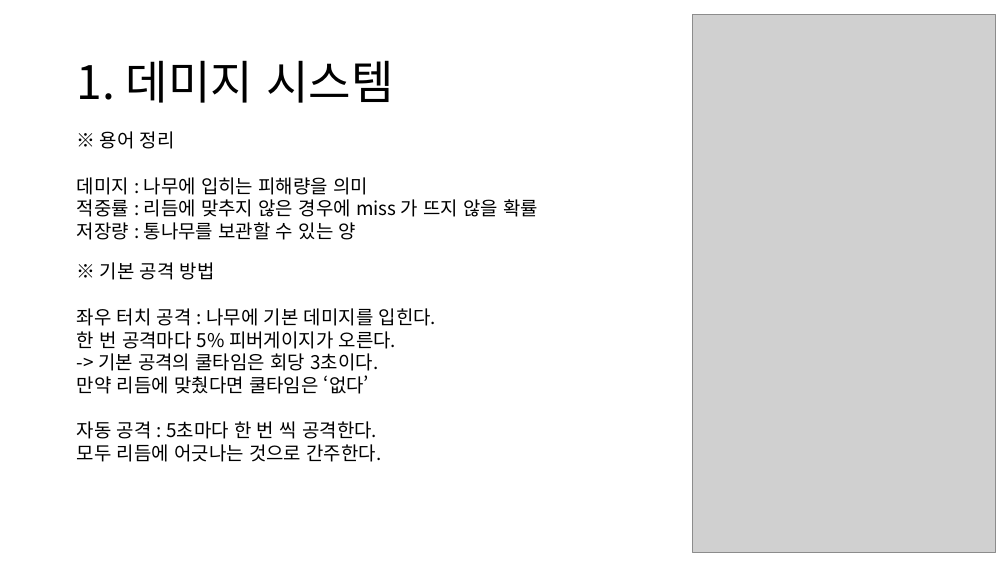
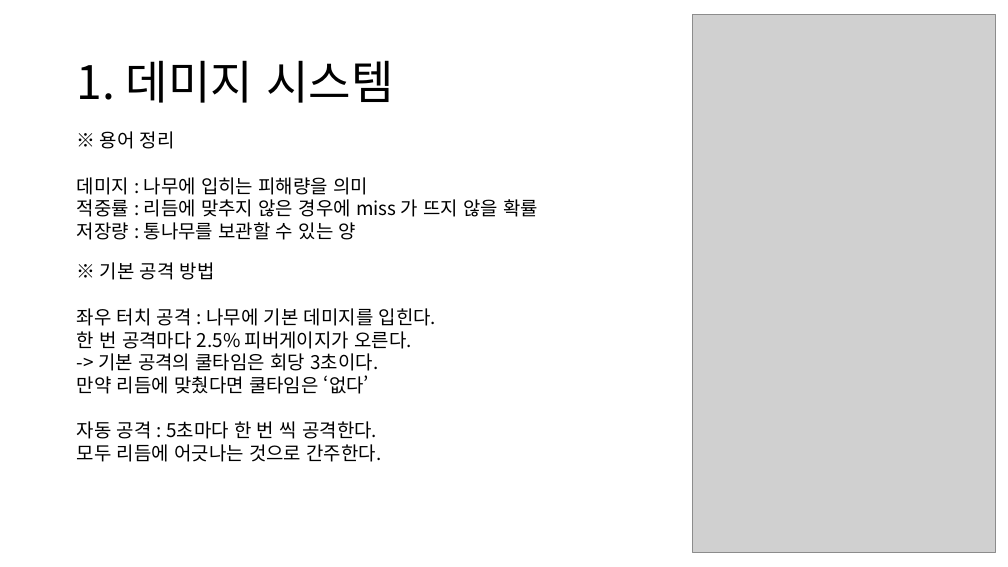
Before and after one commit to NakOh/KoreanCarpenter, a slide deck: slide 3 of 기획/Wood Cutter 시스템.pptx. Drawn at 1008x567 pixels with LibreOffice and Linux fonts; fonts in the diff are those of the drawing; grey boxes stand for pictures. Boxes give left, top, right and bottom in pixels: in the first picture for what was removed or moved away, otherwise in the second. Text is boxed around its words. In the diff, an @@ line names an element or a change of style, - is before the commit and + after.

Commit message:
1. 피버가 너무 빨리 참
피버 차는거 1/2 로 축소 ㅇ

2. 피버 타임 끝나고 콤보 잇기가 어려움

피버타임 시작시 4초 안에 원의 중심에 오는 것은 즉시 삭제한다.

3. 수정 구매 관련 UI 이미지 추가
(엔딩 구매 및 적용에 관한 내용도 추가)

```diff
--- a/기획/Wood Cutter 시스템.pptx
+++ b/기획/Wood Cutter 시스템.pptx
@@ text at (77,331,411,349): text changed @@
-한 번 공격마다 5% 피버게이지가 오른다.
+한 번 공격마다 2.5% 피버게이지가 오른다.
```
Also in this commit, not shown: 1 other slide changed, 3 other files.
